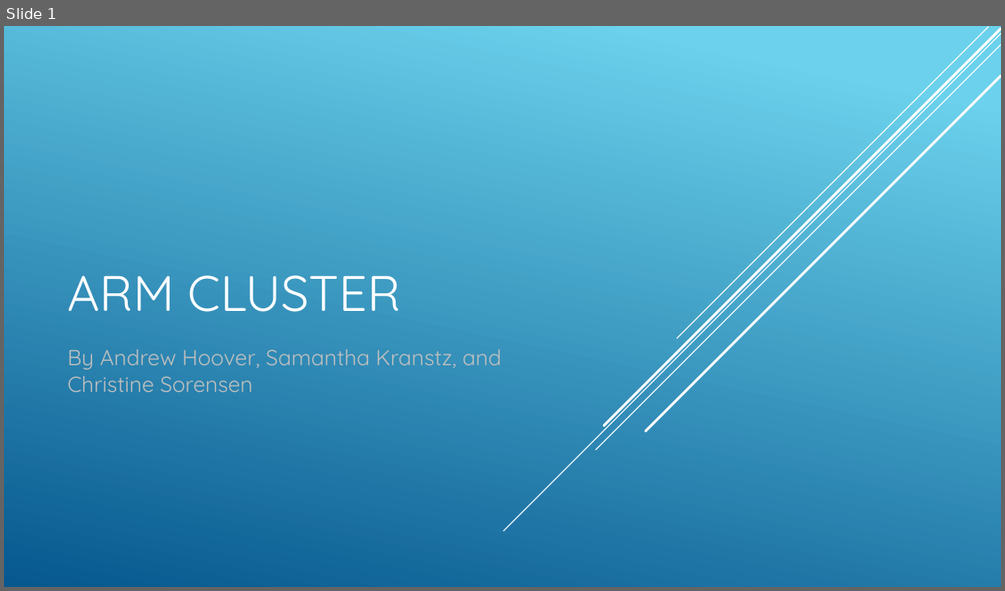
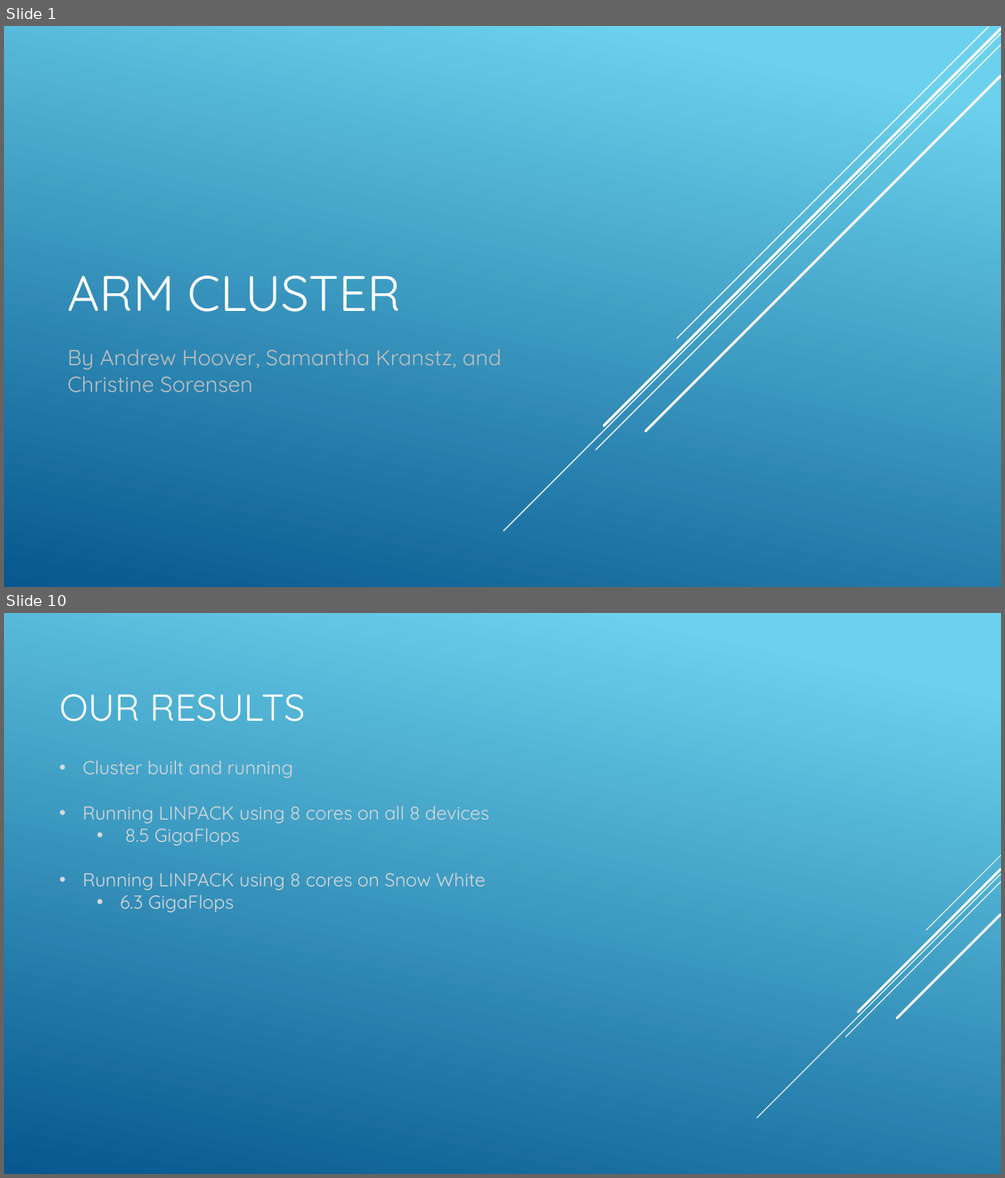
Before and after one commit to SDSMT-CSC464-F15/arm, a slide deck: Documents/ClientPresent2.pptx. Shown one above the other, each under a label of ours: slide 1 before the commit, slides 1 and 10 after it; the slides between them are not shown. The pictures are 1005x591 and 1005x1178 pixels, drawn with LibreOffice and Linux fonts; fonts in the diff are those of the drawing. Boxes give left, top, right and bottom in pixels: in the first picture for what was removed or moved away, otherwise in the second. Text is boxed around its words. In the diff, an @@ line names an element or a change of style, - is before the commit and + after.

```diff
--- a/Documents/ClientPresent2.pptx
+++ b/Documents/ClientPresent2.pptx
@@ slide 10 added at <box>4,613,1001,1174</box>, background gradient #6ED2EB to #06588E @@
@@ title added at <box>59,694,305,722</box>, 36 pt, text #FFFFFF @@
+OUR RESULTS
@@ text added at <box>82,760,489,912</box>, 18 pt, text #D9D9D9 @@
+• Cluster built and running
+• Running LINPACK using 8 cores on all 8 devices
+  • 8.5 GigaFlops
+• Running LINPACK using 8 cores on Snow White
+  • 6.3 GigaFlops
@@ group added at <box>757,855,1001,1118</box>: 5 lines @@
```
Also in this commit, not shown: 6 slides changed, 5 other slides added, 3 slides removed.
